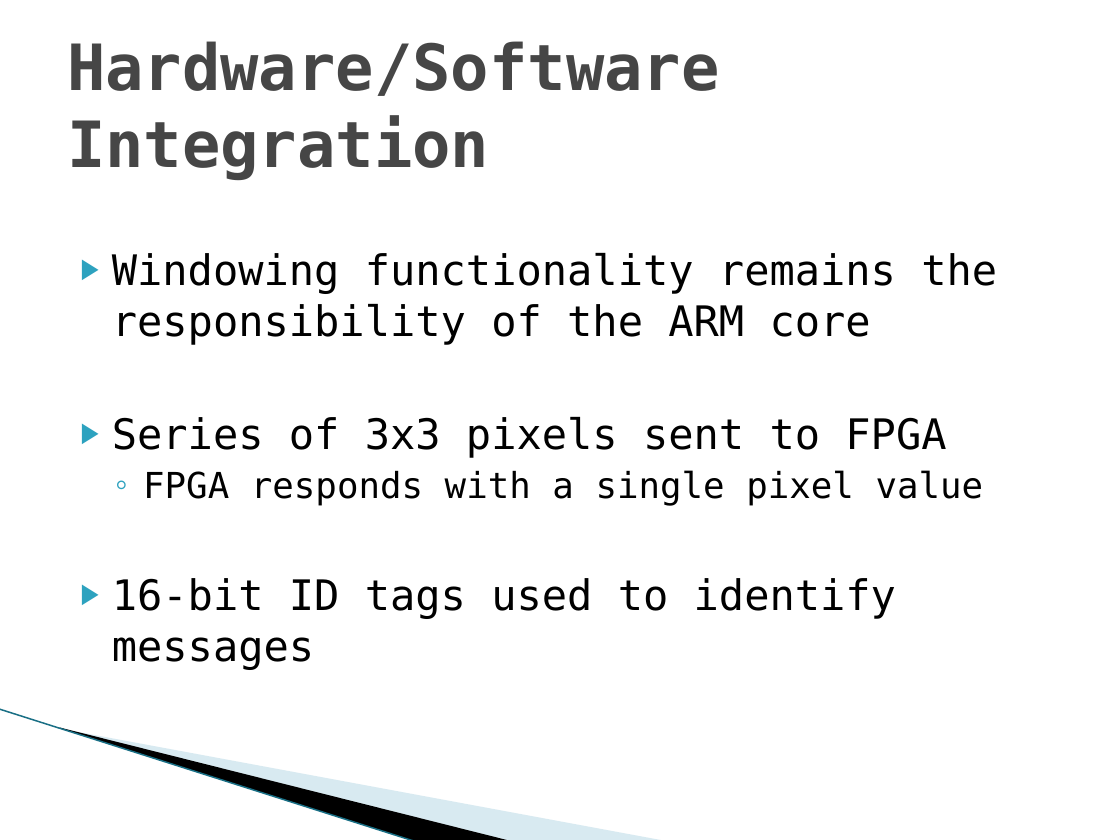
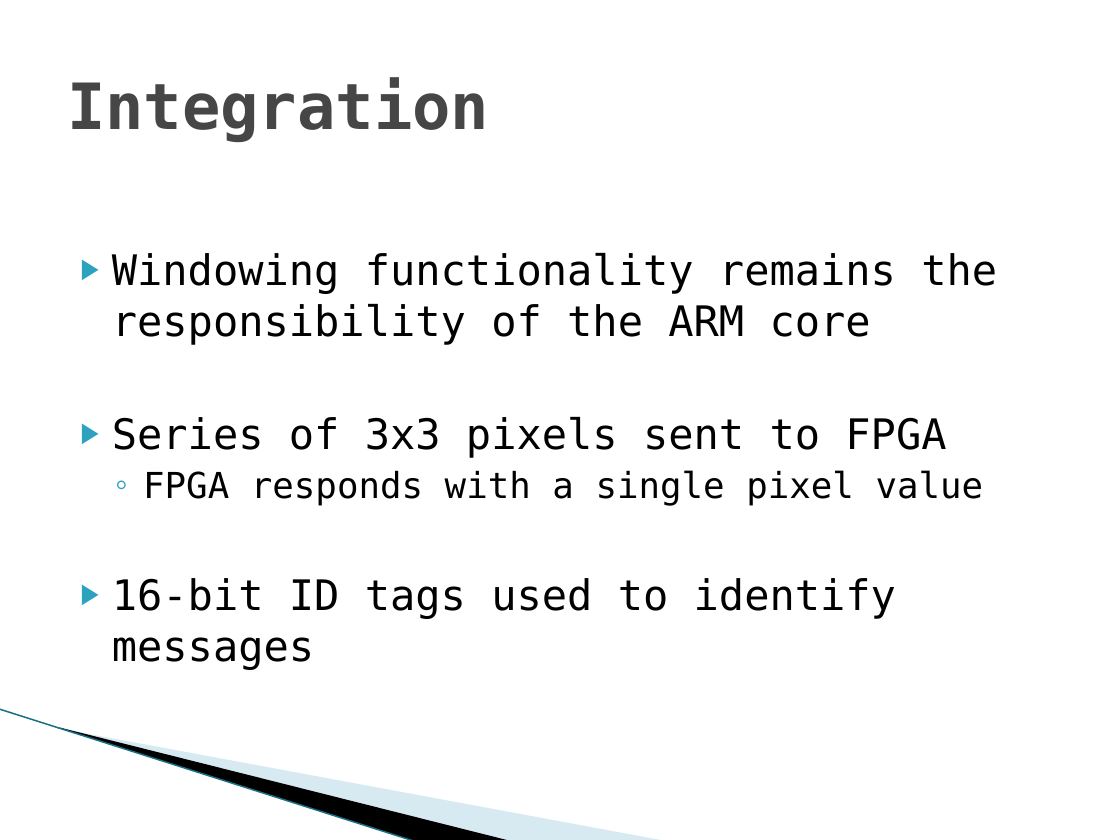
Before and after one commit to nz-Mark-Y/Object-Detection-SoC, a slide deck: slide 5 of documentation/Phase2.pptx. Drawn at 1120x840 pixels with LibreOffice and Linux fonts; fonts in the diff are those of the drawing; background and template pictures are left out. Boxes give left, top, right and bottom in pixels: in the first picture for what was removed or moved away, otherwise in the second. Text is boxed around its words. In the diff, an @@ line names an element or a change of style, - is before the commit and + after.

```diff
--- a/documentation/Phase2.pptx
+++ b/documentation/Phase2.pptx
@@ title at (67, 77, 489, 142): text changed @@
-Hardware/Software Integration
+Integration
```
Also in this commit, not shown: 5 other slides changed.
